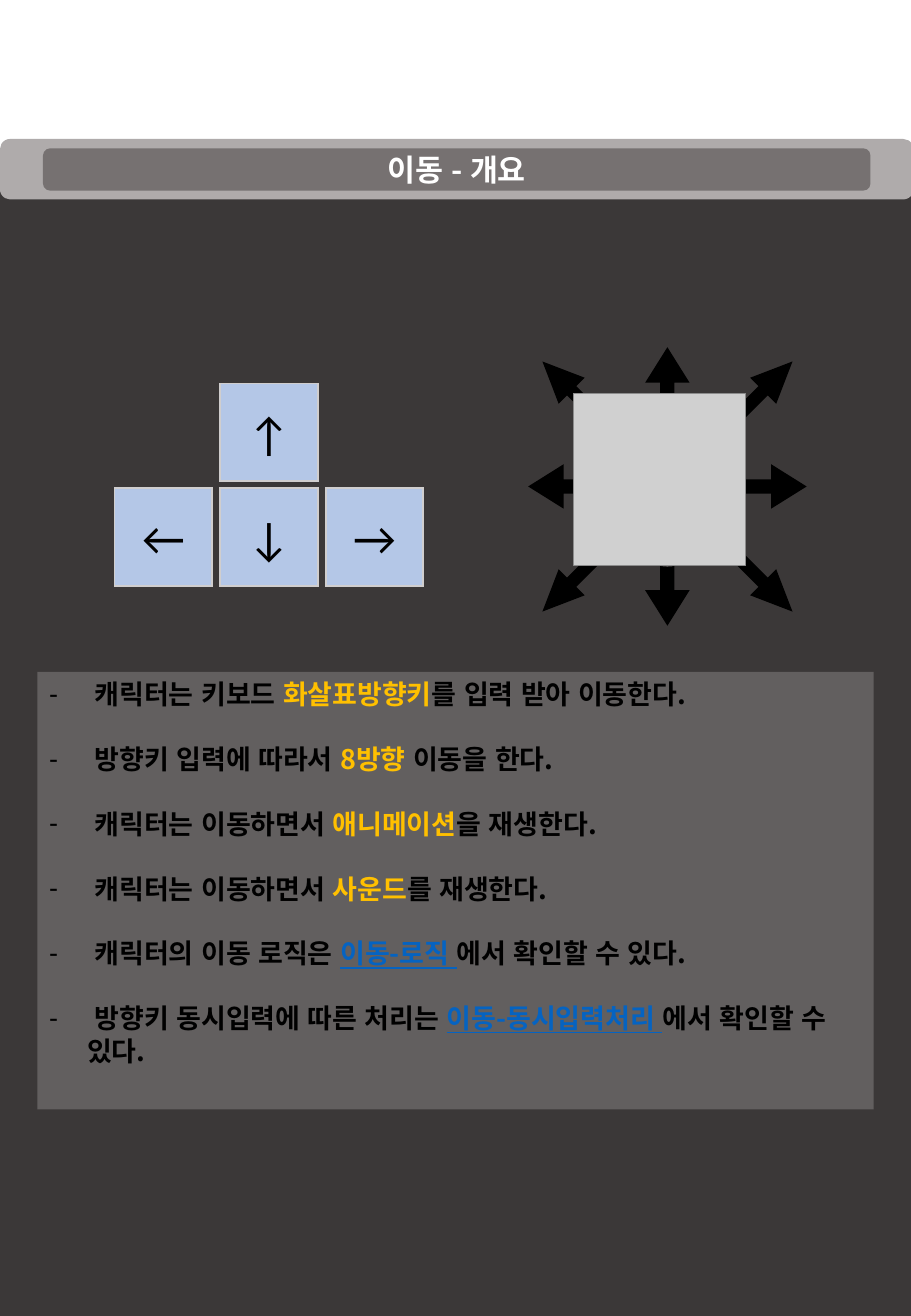
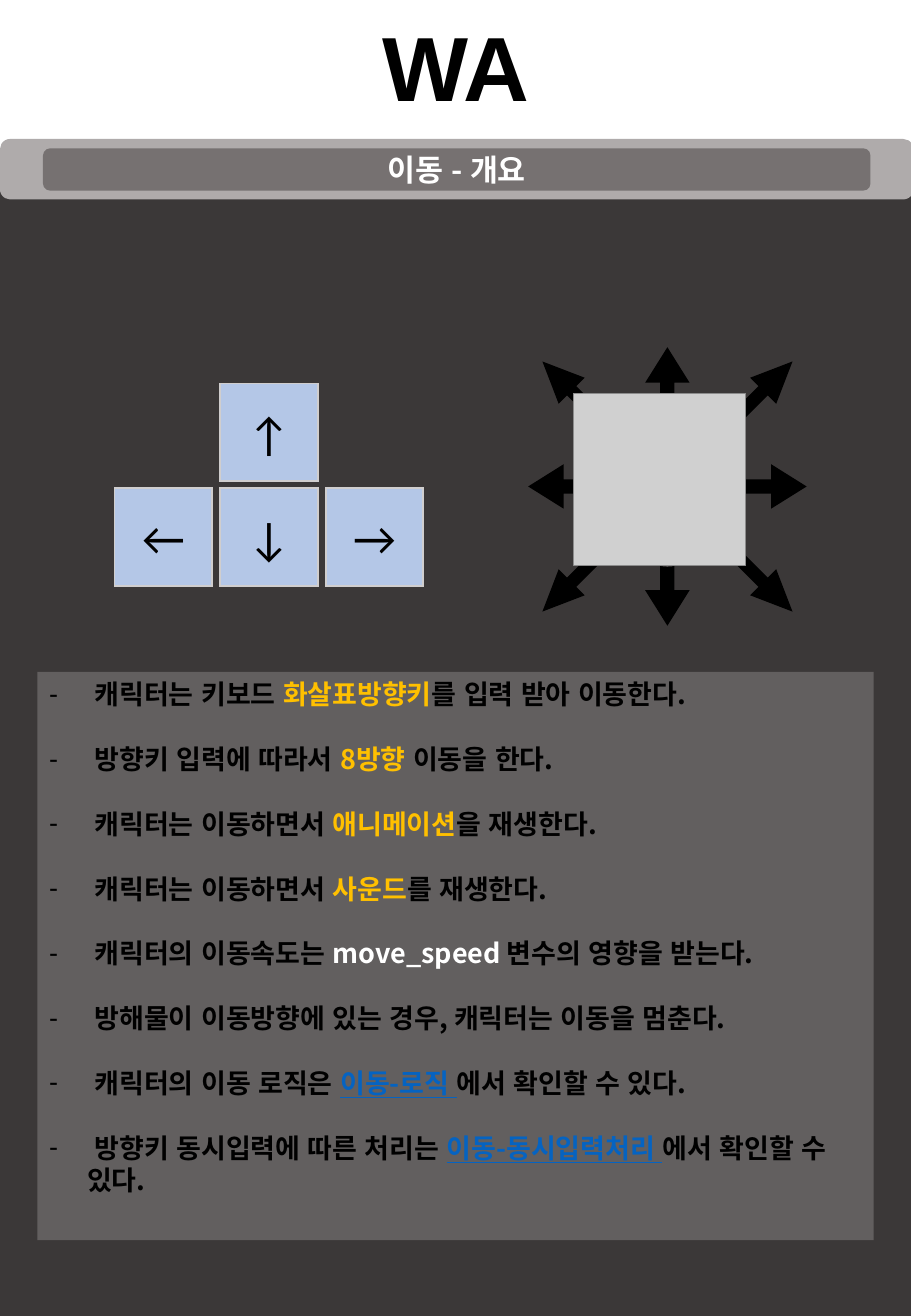
Before and after one commit to taeseongeom/WA, a slide deck: slide 8 of 기획서/신버전/캐릭터시스템.pptx. Drawn at 911x1316 pixels with LibreOffice and Linux fonts; fonts in the diff are those of the drawing; grey boxes stand for pictures. Boxes give left, top, right and bottom in pixels: in the first picture for what was removed or moved away, otherwise in the second. Text is boxed around its words. In the diff, an @@ line names an element or a change of style, - is before the commit and + after.

Commit message:
캐릭터시스템 추가
아직 할게 많네 일단 업뎃

```diff
--- a/기획서/신버전/캐릭터시스템.pptx
+++ b/기획서/신버전/캐릭터시스템.pptx
@@ text added at bbox=[382, 38, 529, 101], 54 pt, text #000000, bold @@
+WA
@@ rectangle "캐릭터는 키보드 화살표방향키를 입력 받아 ...": place and size @@
-rectangle "캐릭터는 키보드 화살표방향키를 입력 받아 ..." at bbox=[38, 672, 875, 1109]
+rectangle "캐릭터는 키보드 화살표방향키를 입력 받아 ..." at bbox=[38, 672, 875, 1240]
@@ text in rectangle at bbox=[95, 940, 754, 1034]: paragraphs added @@
+– 캐릭터의 이동속도는 move_speed 변수의 영향을 받는다.
+– 방해물이 이동방향에 있는 경우, 캐릭터는 이동을 멈춘다.
```
Also in this commit, not shown: 10 other slides changed, 3 slides added, 1 slide removed.
